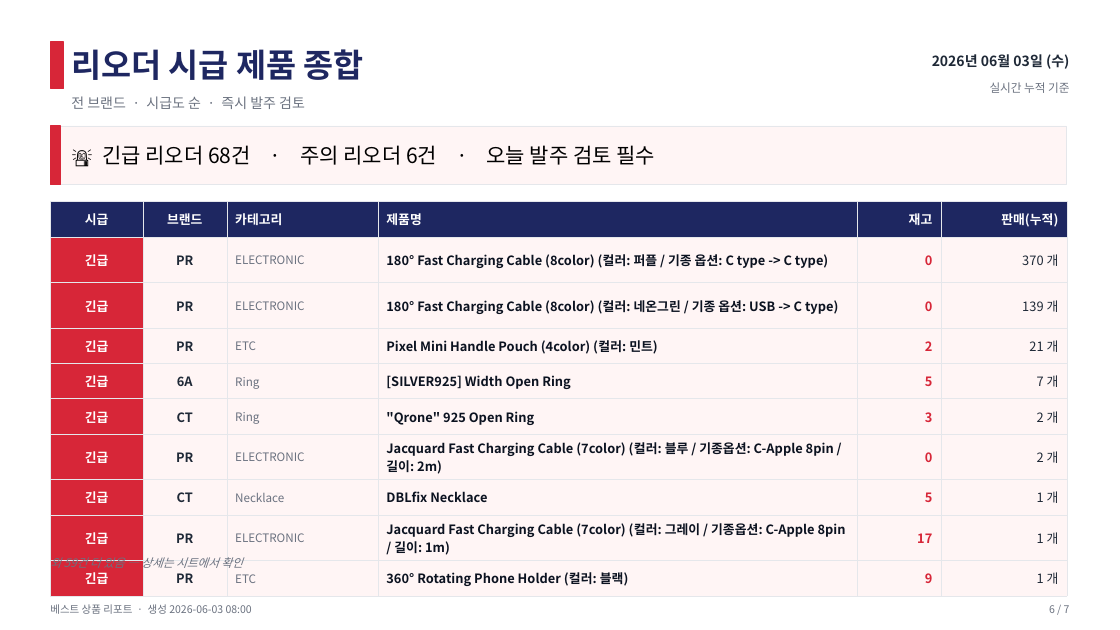
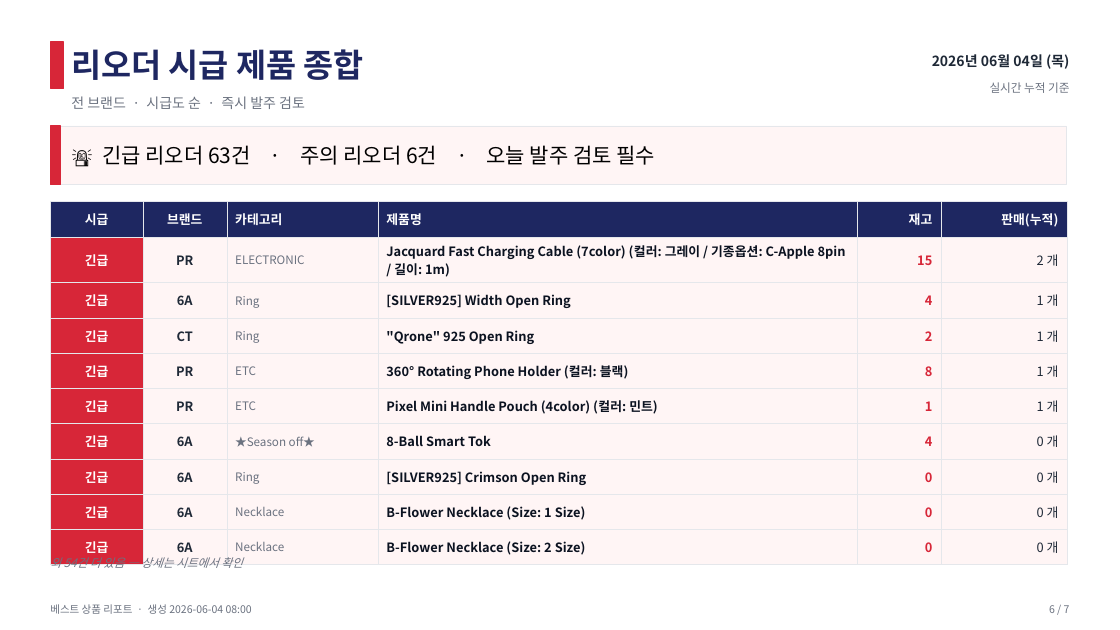
Before and after one commit to j65209/Brightbeed, a slide deck: slide 6 of data/sales-report.pptx. Drawn at 1120x630 pixels with LibreOffice and Linux fonts; fonts in the diff are those of the drawing. Boxes give left, top, right and bottom in pixels: in the first picture for what was removed or moved away, otherwise in the second. Text is boxed around its words. In the diff, an @@ line names an element or a change of style, - is before the commit and + after.

```diff
--- a/data/sales-report.pptx
+++ b/data/sales-report.pptx
@@ text at bbox=[932, 54, 1069, 69]: text changed @@
-2026년 06월 03일 (수)
+2026년 06월 04일 (목)
@@ text at bbox=[102, 145, 656, 165]: text changed @@
-🚨 긴급 리오더 68건 · 주의 리오더 6건 · 오늘 발주 검토 필수
+🚨 긴급 리오더 63건 · 주의 리오더 6건 · 오늘 발주 검토 필수
@@ table at bbox=[50, 202, 1067, 559] @@
-row 2: 긴급 | PR | ELECTRONIC | 180° Fast Charging Cable (8color) (컬러: 퍼플 / 기종 옵션: C type -> C type) | 0 | 370 개
+row 2: 긴급 | PR | ELECTRONIC | Jacquard Fast Charging Cable (7color) (컬러: 그레이 / 기종옵션: C-Apple 8pin / 길이: 1m) | 15 | 2 개
-row 3: 긴급 | PR | ELECTRONIC | 180° Fast Charging Cable (8color) (컬러: 네온그린 / 기종 옵션: USB -> C type) | 0 | 139 개
+row 3: 긴급 | 6A | Ring | [SILVER925] Width Open Ring | 4 | 1 개
-row 4: 긴급 | PR | ETC | Pixel Mini Handle Pouch (4color) (컬러: 민트) | 2 | 21 개
+row 4: 긴급 | CT | Ring | "Qrone" 925 Open Ring | 2 | 1 개
-row 5: 긴급 | 6A | Ring | [SILVER925] Width Open Ring | 5 | 7 개
+row 5: 긴급 | PR | ETC | 360° Rotating Phone Holder (컬러: 블랙) | 8 | 1 개
-row 6: 긴급 | CT | Ring | "Qrone" 925 Open Ring | 3 | 2 개
+row 6: 긴급 | PR | ETC | Pixel Mini Handle Pouch (4color) (컬러: 민트) | 1 | 1 개
-row 7: 긴급 | PR | ELECTRONIC | Jacquard Fast Charging Cable (7color) (컬러: 블루 / 기종옵션: C-Apple 8pin / 길이: 2m) | 0 | 2 개
+row 7: 긴급 | 6A | ★Season off★ | 8-Ball Smart Tok | 4 | 0 개
-row 8: 긴급 | CT | Necklace | DBLfix Necklace | 5 | 1 개
+row 8: 긴급 | 6A | Ring | [SILVER925] Crimson Open Ring | 0 | 0 개
-row 9: 긴급 | PR | ELECTRONIC | Jacquard Fast Charging Cable (7color) (컬러: 그레이 / 기종옵션: C-Apple 8pin / 길이: 1m) | 17 | 1 개
+row 9: 긴급 | 6A | Necklace | B-Flower Necklace (Size: 1 Size) | 0 | 0 개
-row 10: 긴급 | PR | ETC | 360° Rotating Phone Holder (컬러: 블랙) | 9 | 1 개
+row 10: 긴급 | 6A | Necklace | B-Flower Necklace (Size: 2 Size) | 0 | 0 개
@@ text at bbox=[50, 554, 242, 571]: text changed @@
-외 59건 더 있음 — 상세는 시트에서 확인
+외 54건 더 있음 — 상세는 시트에서 확인
@@ text at bbox=[50, 604, 252, 614]: text changed @@
-베스트 상품 리포트 · 생성 2026-06-03 08:00
+베스트 상품 리포트 · 생성 2026-06-04 08:00
```
Also in this commit, not shown: 6 other slides changed.
